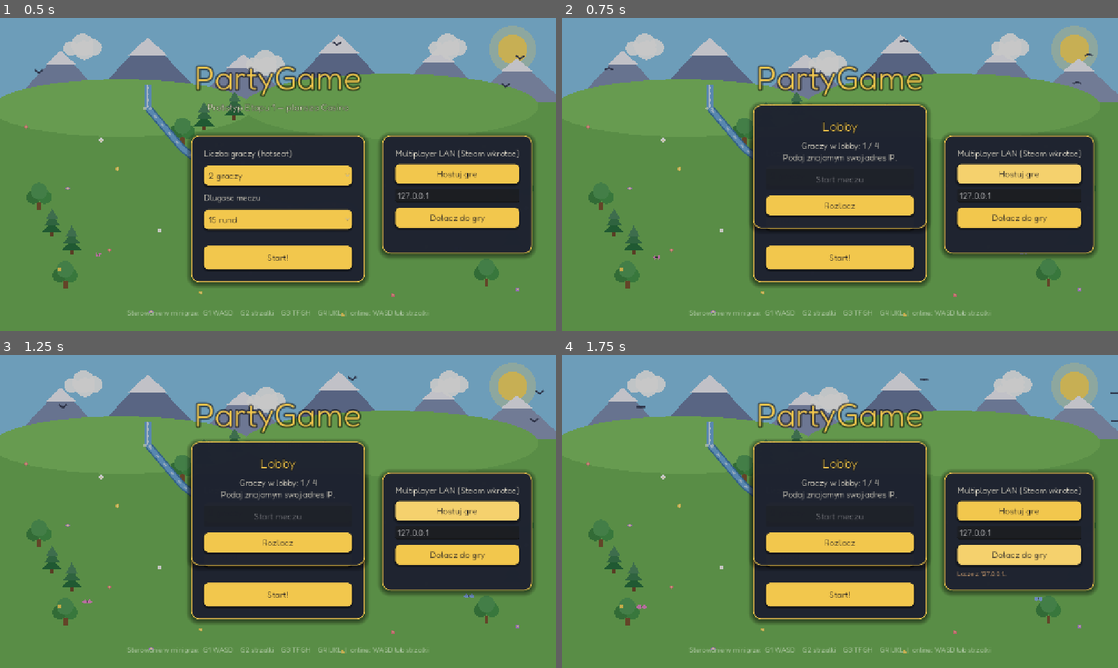
Above: before the commit, frames 1-4 (two rows, left to right).
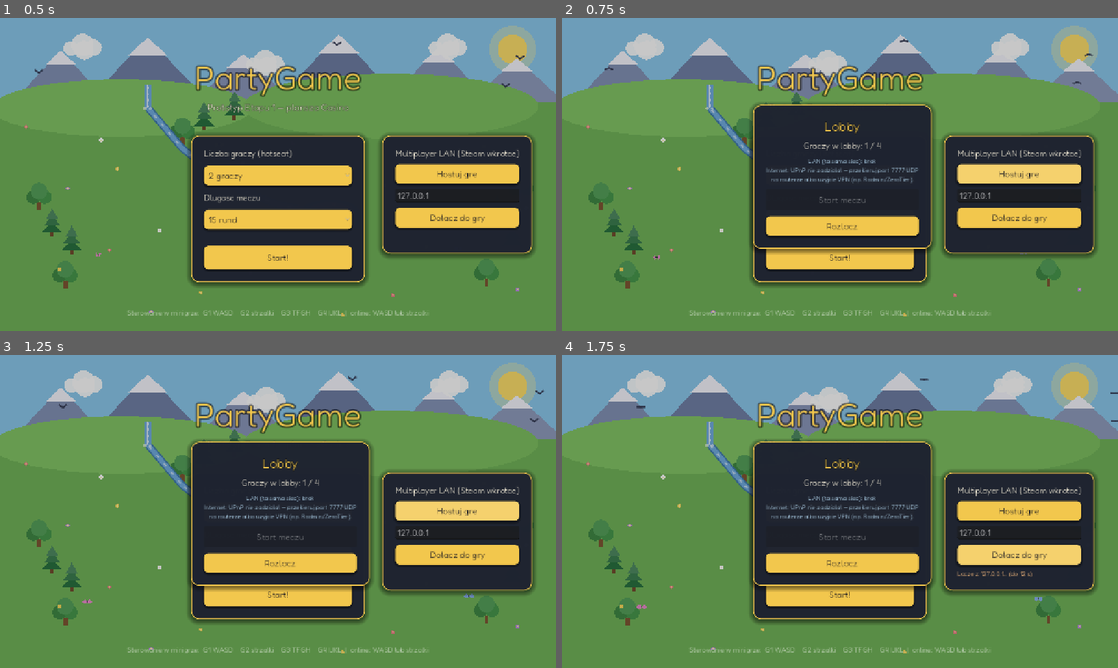
Above: after the commit, the same moments.

Repository: patryknope/PartyGame
Game: Godot game, scene res://scenes/main.tscn
Two runs of this game, one before a commit and one after it. Both use one fixed random seed, a clock stepped at 60 frames per second and the inputs below.
Inputs:
- Up to frame 1 (0.5 s): no input
- Up to frame 2 (0.75 s): click "Hostuj gre" at 0.5 s
- Up to frame 3 (1.25 s): no input
- Up to frame 4 (1.75 s): click "Dolacz do gry" at 1.25 s

Frame 1 is identical in both runs. In frame 2, 5.9% of the frame differs, in the area x 33-67%, y 27-76%; in frame 3, 5.9%; in frame 4, 6.0%, in the area x 33-85%, y 27-76%.

Commit message:
Internet play fixes: UPnP port opening, IP display, join timeout
Hosting now tries to open UDP 7777 on the router via UPnP (threaded)
and the lobby shows both the LAN address and the public internet
address to share, with a firewall hint. Joining gets a 12 s timeout
with a clear failure message (wrong IP / firewall / VPN advice)
instead of hanging silently. UPnP thread joined on exit.

Co-Authored-By: Claude Fable 5 <noreply@anthropic.com>

Diff:
--- a/autoload/network_manager.gd
+++ b/autoload/network_manager.gd
@@ -12,27 +12,49 @@
 signal connection_failed
 signal disconnected_from_host
 signal network_players_changed(count: int)
+signal upnp_completed(success: bool, external_ip: String)
 signal minigame_start_requested
 signal minigame_positions(positions: Dictionary)
 signal minigame_event(kind: String, data: Dictionary)
 
 const PORT := 7777
 const MAX_CLIENTS := 3
+const CONNECT_TIMEOUT := 12.0
 
 var is_online := false
 var my_player_id := 0
 var peer_to_player := {}
 
 var _join_order: Array = []
+var _connected := false
+var _upnp_thread: Thread
+
+
+func get_lan_addresses() -> Array:
+    var addresses: Array = []
+    for address in IP.get_local_addresses():
+        if address.begins_with("192.168.") or address.begins_with("10."):
+            addresses.append(address)
+        elif address.begins_with("172."):
+            var second := int(address.split(".")[1])
+            if second >= 16 and second <= 31:
+                addresses.append(address)
+    return addresses
 
 
 func _ready() -> void:
     multiplayer.peer_connected.connect(_on_peer_connected)
     multiplayer.peer_disconnected.connect(_on_peer_disconnected)
-    multiplayer.connected_to_server.connect(func(): joined.emit())
+    multiplayer.connected_to_server.connect(_on_connected_to_server)
     multiplayer.connection_failed.connect(_on_connection_failed)
     multiplayer.server_disconnected.connect(_on_server_disconnected)
     _connect_relays()
+
+
+func _exit_tree() -> void:
+    if _upnp_thread != null and _upnp_thread.is_started():
+        _upnp_thread.wait_to_finish()
+        _upnp_thread = null
 
 
 func is_server() -> bool:
@@ -70,11 +92,50 @@
     _join_order.clear()
     hosted.emit()
     network_players_changed.emit(player_count())
+    _start_upnp()
 
 
 func join_game(address: String) -> void:
-    multiplayer.multiplayer_peer = _create_client_peer(address)
+    _connected = false
+    multiplayer.multiplayer_peer = _create_client_peer(address.strip_edges())
     is_online = true
+    get_tree().create_timer(CONNECT_TIMEOUT).timeout.connect(_on_connect_timeout)
+
+
+func _on_connect_timeout() -> void:
+    if is_online and not multiplayer.is_server() and not _connected:
+        leave_game()
+        connection_failed.emit()
+
+
+func _start_upnp() -> void:
+    # Tries to open UDP 7777 on the router so friends can join over
+    # the internet without manual port forwarding. Runs in a thread —
+    # discovery takes a few seconds.
+    if _upnp_thread != null and _upnp_thread.is_started():
+        return
+    _upnp_thread = Thread.new()
+    _upnp_thread.start(_upnp_worker)
+
+
+func _upnp_worker() -> void:
+    var upnp := UPNP.new()
+    var success := false
+    var external_ip := ""
+    if upnp.discover() == UPNP.UPNP_RESULT_SUCCESS:
+        var gateway := upnp.get_gateway()
+        if gateway != null and gateway.is_valid_gateway():
+            var mapped := upnp.add_port_mapping(PORT, PORT, "PartyGame", "UDP")
+            success = mapped == UPNP.UPNP_RESULT_SUCCESS
+            external_ip = upnp.query_external_address()
+    call_deferred("_upnp_done", success, external_ip)
+
+
+func _upnp_done(success: bool, external_ip: String) -> void:
+    if _upnp_thread != null:
+        _upnp_thread.wait_to_finish()
+        _upnp_thread = null
+    upnp_completed.emit(success, external_ip)
 
 
 func leave_game() -> void:
@@ -106,6 +167,11 @@
     # (GDD grace period 5 s / timeout 60 s is an Etap 2.1 task).
     if GameManager.state != GameManager.State.MAIN_MENU:
         GameManager.return_to_menu()
+
+
+func _on_connected_to_server() -> void:
+    _connected = true
+    joined.emit()
 
 
 func _on_connection_failed() -> void:
--- a/ui/main_menu.gd
+++ b/ui/main_menu.gd
@@ -10,6 +10,7 @@
 var net_status: Label
 var lobby_panel: PanelContainer
 var lobby_label: Label
+var lobby_ip_label: Label
 var lobby_start: Button
 
 
@@ -137,6 +138,12 @@
     lobby_label.add_theme_color_override("font_color", UiStyle.CREAM)
     lobby_box.add_child(lobby_label)
 
+    lobby_ip_label = Label.new()
+    lobby_ip_label.horizontal_alignment = HORIZONTAL_ALIGNMENT_CENTER
+    lobby_ip_label.add_theme_font_size_override("font_size", 14)
+    lobby_ip_label.add_theme_color_override("font_color", Color(0.75, 0.9, 1.0))
+    lobby_box.add_child(lobby_ip_label)
+
     lobby_start = Button.new()
     lobby_start.text = "Start meczu"
     lobby_start.custom_minimum_size = Vector2(0, 48)
@@ -153,6 +160,7 @@
     NetworkManager.connection_failed.connect(_on_net_failed)
     NetworkManager.disconnected_from_host.connect(_on_net_disconnected)
     NetworkManager.network_players_changed.connect(_on_net_players_changed)
+    NetworkManager.upnp_completed.connect(_on_upnp_completed)
 
     var controls := Label.new()
     controls.text = "Sterowanie w minigrze:  G1 WASD    G2 strzalki    G3 TFGH    G4 IJKL  |  online: WASD lub strzalki"
@@ -177,14 +185,33 @@
 
 
 func _on_join_pressed() -> void:
-    net_status.text = "Lacze z %s..." % ip_edit.text
+    net_status.text = "Lacze z %s... (do %d s)" % [ip_edit.text.strip_edges(), int(NetworkManager.CONNECT_TIMEOUT)]
     NetworkManager.join_game(ip_edit.text)
 
 
 func _on_net_hosted() -> void:
     lobby_panel.visible = true
     lobby_start.visible = true
+    var lan := NetworkManager.get_lan_addresses()
+    lobby_ip_label.text = "LAN: %s\nInternet: szukam adresu (UPnP)..." % (
+        ", ".join(PackedStringArray(lan)) if not lan.is_empty() else "brak"
+    )
     _refresh_lobby()
+
+
+func _on_upnp_completed(success: bool, external_ip: String) -> void:
+    var lan := NetworkManager.get_lan_addresses()
+    var lan_text: String = ", ".join(PackedStringArray(lan)) if not lan.is_empty() else "brak"
+    if success and external_ip != "":
+        lobby_ip_label.text = (
+            "LAN (ta sama siec): %s\nInternet: %s (port 7777 otwarty przez UPnP)\n" +
+            "Jesli Windows zapyta o zapore — kliknij Zezwol!"
+        ) % [lan_text, external_ip]
+    else:
+        lobby_ip_label.text = (
+            "LAN (ta sama siec): %s\nInternet: UPnP nie zadzialal — przekieruj port 7777 UDP\n" +
+            "na routerze albo uzyjcie VPN (np. Radmin/ZeroTier)."
+        ) % lan_text
 
 
 func _on_net_joined() -> void:
@@ -195,7 +222,7 @@
 
 
 func _on_net_failed() -> void:
-    net_status.text = "Nie udalo sie polaczyc."
+    net_status.text = "Nie udalo sie polaczyc.\nSprawdz IP (przez internet: adres publiczny\nhosta, nie 192.168.x) i zapore Windows."
     lobby_panel.visible = false
 
 
@@ -213,7 +240,7 @@
 
 func _refresh_lobby() -> void:
     if NetworkManager.is_online and NetworkManager.is_server():
-        lobby_label.text = "Graczy w lobby: %d / 4\nPodaj znajomym swoj adres IP." % NetworkManager.player_count()
+        lobby_label.text = "Graczy w lobby: %d / 4" % NetworkManager.player_count()
 
 
 func _on_lobby_start_pressed() -> void:
